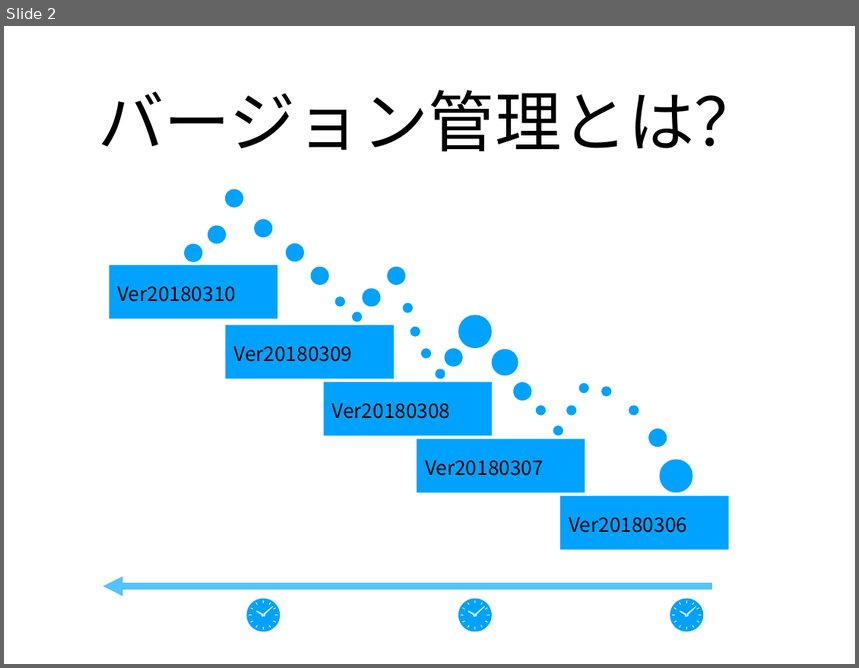
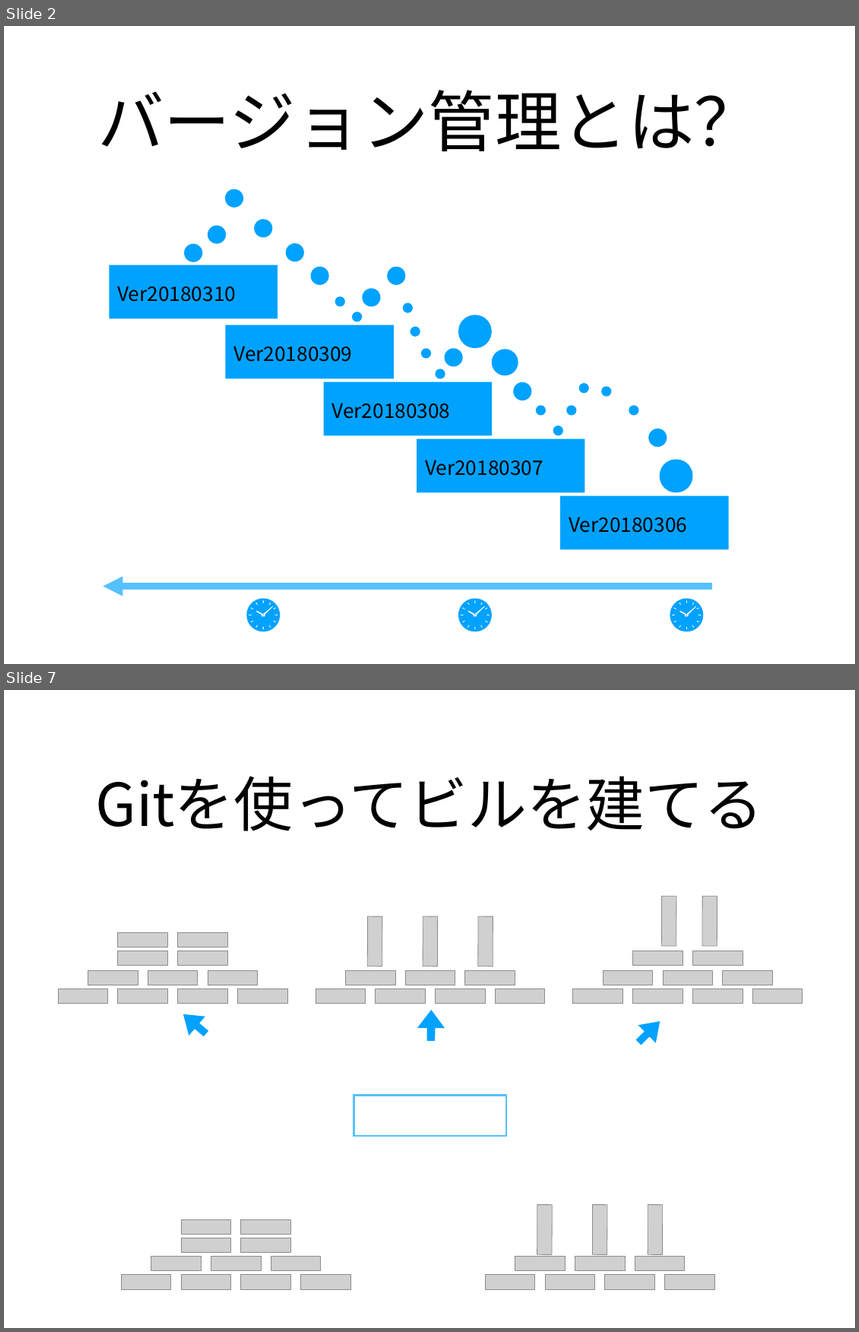
Before and after one commit to xu1718191411/NagoyaStudy, a slide deck: Git入門.pptx. Shown one above the other, each under a label of ours: slide 2 before the commit, slides 2 and 7 after it; the slides between them are not shown. The pictures are 859x668 and 859x1332 pixels, drawn with LibreOffice and Linux fonts; fonts in the diff are those of the drawing; grey boxes stand for pictures. Boxes give left, top, right and bottom in pixels: in the first picture for what was removed or moved away, otherwise in the second. Text is boxed around its words. In the diff, an @@ line names an element or a change of style, - is before the commit and + after.

```diff
--- a/Git入門.pptx
+++ b/Git入門.pptx
@@ slide 7 added at (4, 690, 855, 1328), background #FFFFFF @@
@@ title added at (96, 776, 764, 831), 71.2 pt, text #000000 @@
+Gitを使ってビルを建てる
@@ group added at (316, 916, 545, 1004): 10 pictures @@
@@ group added at (573, 897, 803, 1004): 11 pictures @@
@@ group added at (58, 933, 287, 1004): 11 pictures @@
@@ right arrow added at (175, 1005, 214, 1043), fill #00A2FF @@
@@ right arrow added at (417, 1010, 446, 1041), fill #00A2FF @@
@@ right arrow added at (629, 1012, 669, 1051), fill #00A2FF @@
@@ rectangle added at (354, 1095, 507, 1136), outline #56C1FF 2 pt @@
@@ picture added at (538, 1205, 553, 1255) @@
@@ picture added at (592, 1205, 607, 1255) @@
@@ picture added at (648, 1205, 662, 1255) @@
@@ group added at (181, 1220, 291, 1252): 4 pictures @@
@@ group added at (121, 1257, 351, 1290): 7 pictures @@
@@ group added at (485, 1257, 715, 1290): 7 pictures @@
```
Also in this commit, not shown: 2 slides changed, 15 other slides added, 7 slides removed, 1 other file.
